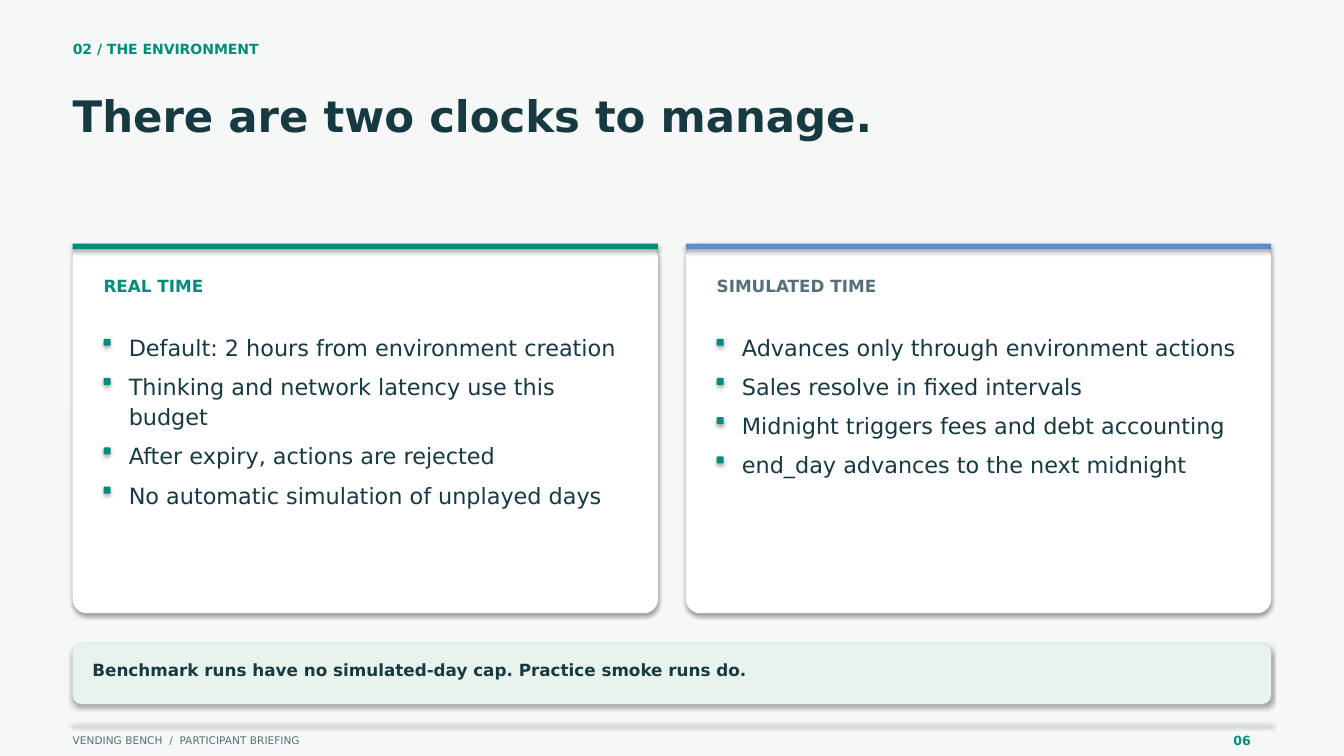
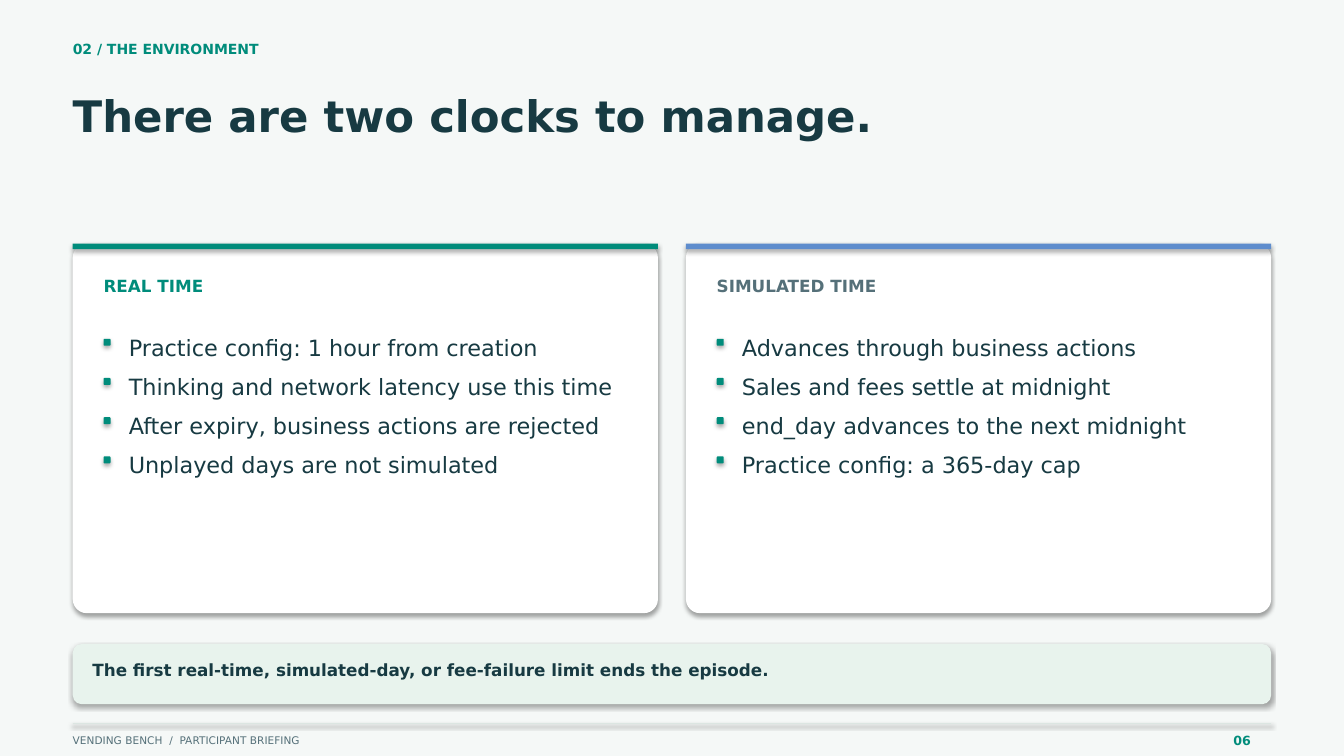
Before and after one commit to adriankhy93/VendingBenchSimplified, a slide deck: slide 6 of presentations/participant-briefing.pptx. Drawn at 1344x756 pixels with LibreOffice and Linux fonts; fonts in the diff are those of the drawing. Boxes give left, top, right and bottom in pixels: in the first picture for what was removed or moved away, otherwise in the second. Text is boxed around its words. In the diff, an @@ line names an element or a change of style, - is before the commit and + after.

```diff
--- a/presentations/participant-briefing.pptx
+++ b/presentations/participant-briefing.pptx
@@ text at (129,339,537,361): text changed @@
-Default: 2 hours from environment creation
+Practice config: 1 hour from creation
@@ text at (742,339,1136,361): text changed @@
-Advances only through environment actions
+Advances through business actions
@@ text at (129,378,612,400): text changed @@
-Thinking and network latency use this
-budget
+Thinking and network latency use this time
@@ text at (742,378,1111,400): text changed @@
-Sales resolve in fixed intervals
+Sales and fees settle at midnight
@@ rounded rectangle: place and size @@
-rounded rectangle at (104,448,111,455)
+rounded rectangle at (104,417,111,424)
@@ text at (129,417,599,439): text changed @@
-After expiry, actions are rejected
+After expiry, business actions are rejected
@@ text "end_day advances to the next ...": place and size @@
-text "end_day advances to the next ..." at (742,456,1187,479)
+text "end_day advances to the next ..." at (742,417,1187,440)
@@ text removed at (742,417,1224,439) @@
-Midnight triggers fees and debt accounting
@@ rounded rectangle: place and size @@
-rounded rectangle at (104,487,111,494)
+rounded rectangle at (104,457,111,464)
@@ text at (129,456,498,478): text changed @@
-No automatic simulation of unplayed days
+Unplayed days are not simulated
@@ text added at (742,456,1081,478), 16 pt, text #173A42 @@
+Practice config: a 365-day cap
@@ text at (92,663,768,680): text changed @@
-Benchmark runs have no simulated-day cap. Practice smoke runs do.
+The first real-time, simulated-day, or fee-failure limit ends the episode.
```
Also in this commit, not shown: 11 other slides changed, 2 slides added, 2 slides removed, 43 other files.
